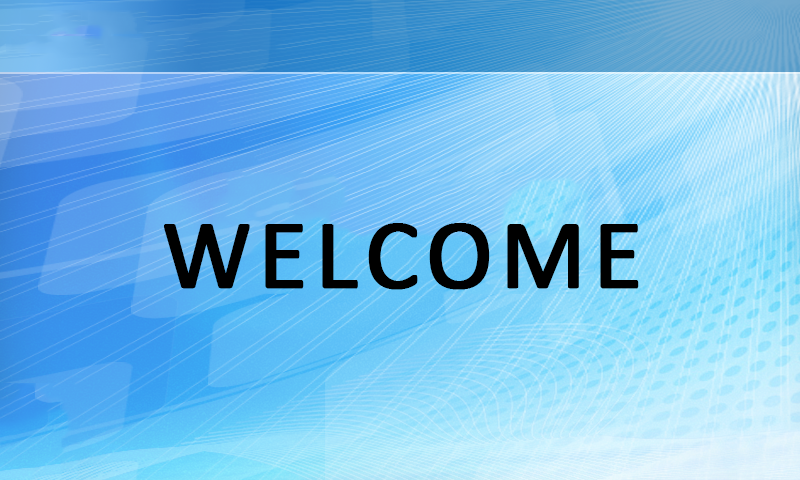
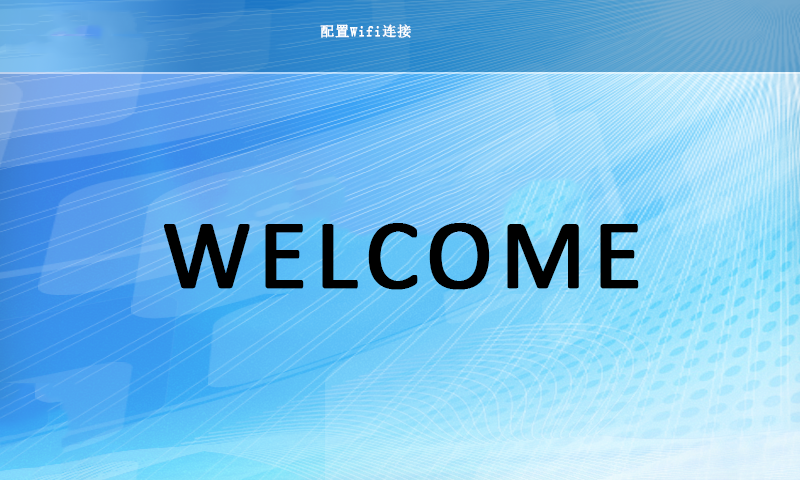
Revision of a layered w=800, h=480 image; what changed, layer by layer:
added layer "配置Wifi连接" above "WELCOME" over [left=320, top=24, right=411, bottom=38]
